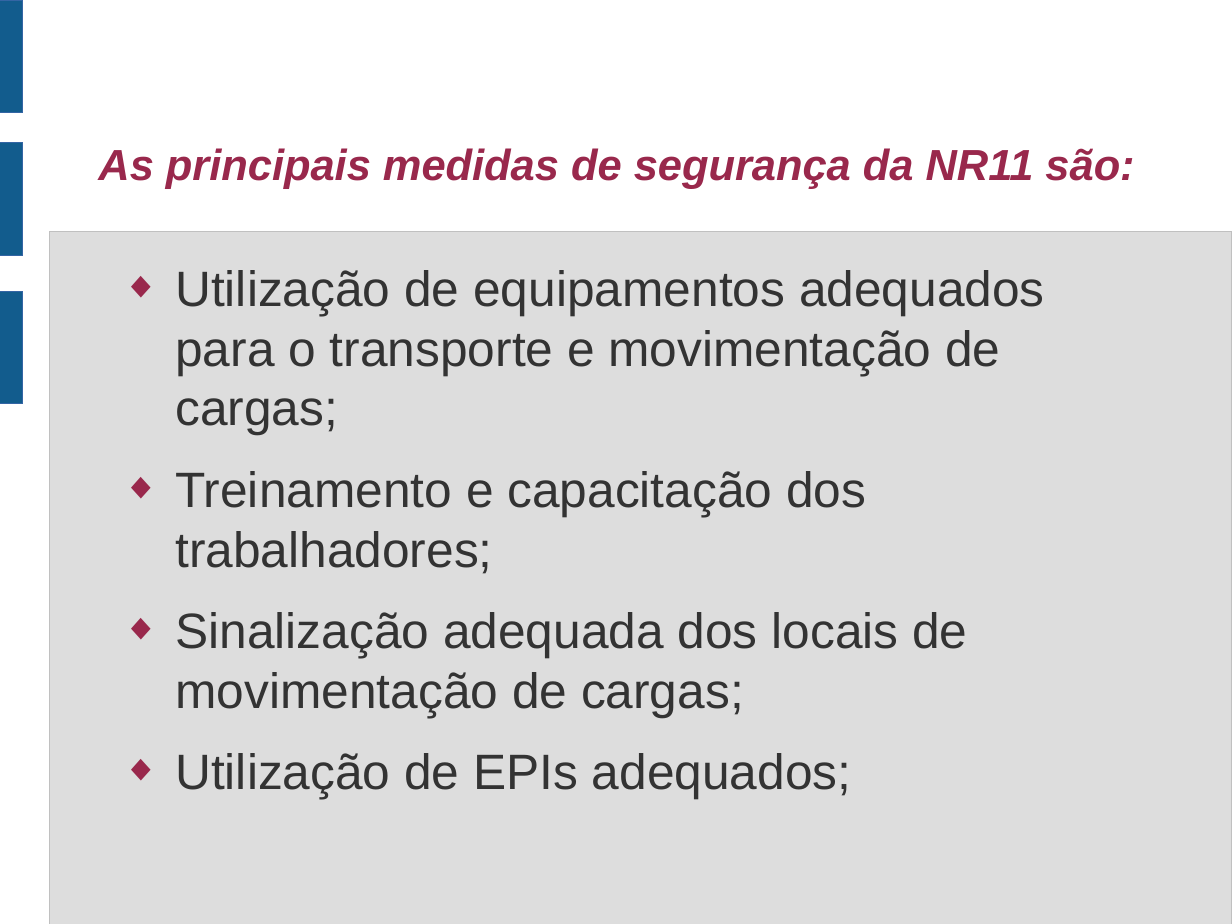
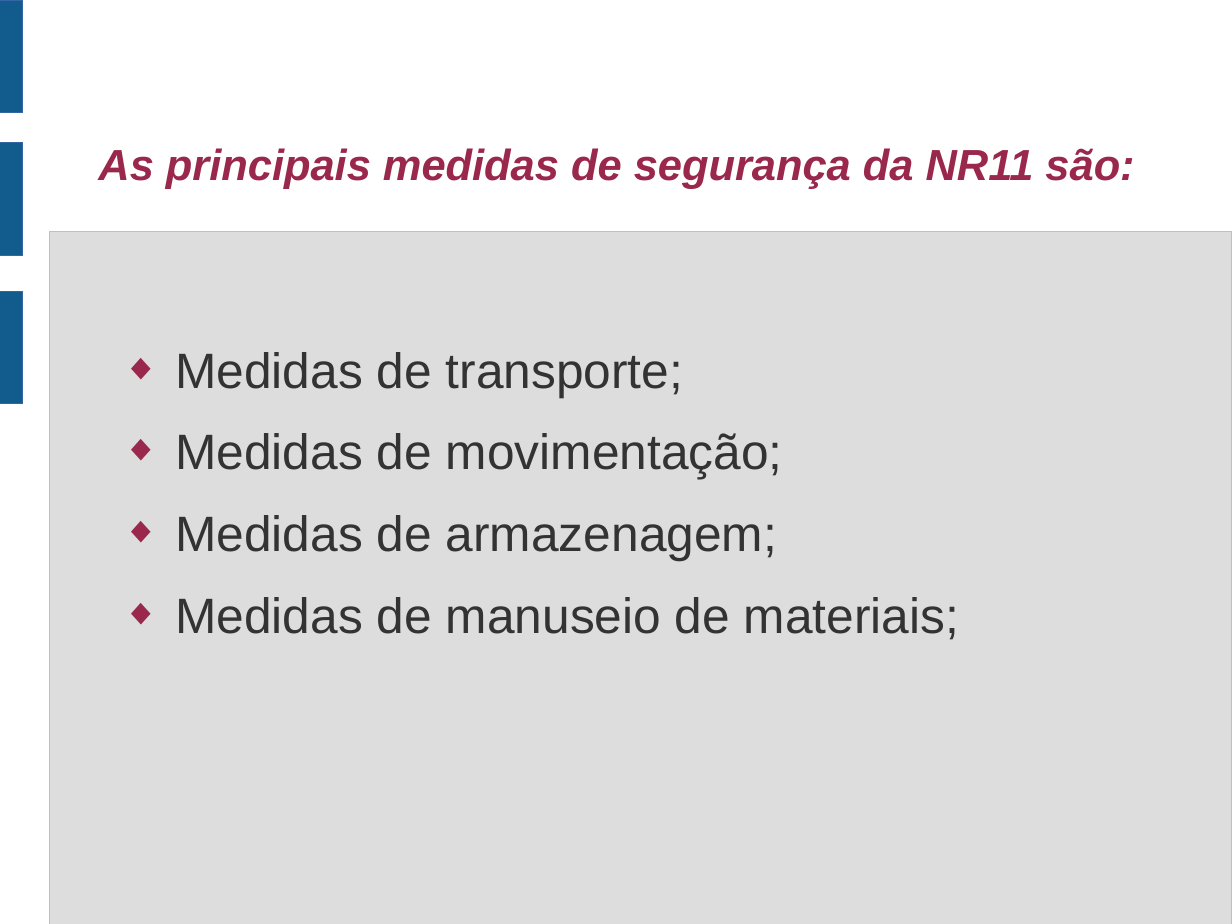
Before and after one commit to jharbes/SEGURANCA-INDUSTRIAL, a slide deck: slide 6 of material_NR11/apresentacaoNR11.odp (slide 3 before the commit). Drawn at 1232x924 pixels with LibreOffice and Linux fonts; fonts in the diff are those of the drawing. Boxes give left, top, right and bottom in pixels: in the first picture for what was removed or moved away, otherwise in the second. Text is boxed around its words. In the diff, an @@ line names an element or a change of style, - is before the commit and + after.

```diff
--- a/material_NR11/apresentacaoNR11.odp
+++ b/material_NR11/apresentacaoNR11.odp
@@ text at bbox=[175, 352, 959, 640]: text changed @@
-◆ Utilização de equipamentos adequados para o transporte e movimentação de cargas;
-◆ Treinamento e capacitação dos trabalhadores;
-◆ Sinalização adequada dos locais de movimentação de cargas;
-◆ Utilização de EPIs adequados;
+◆ Medidas de transporte;
+◆ Medidas de movimentação;
+◆ Medidas de armazenagem;
+◆ Medidas de manuseio de materiais;
```
Also in this commit, not shown: 2 other slides changed, 12 slides added, 5 slides removed, 2 other files.
